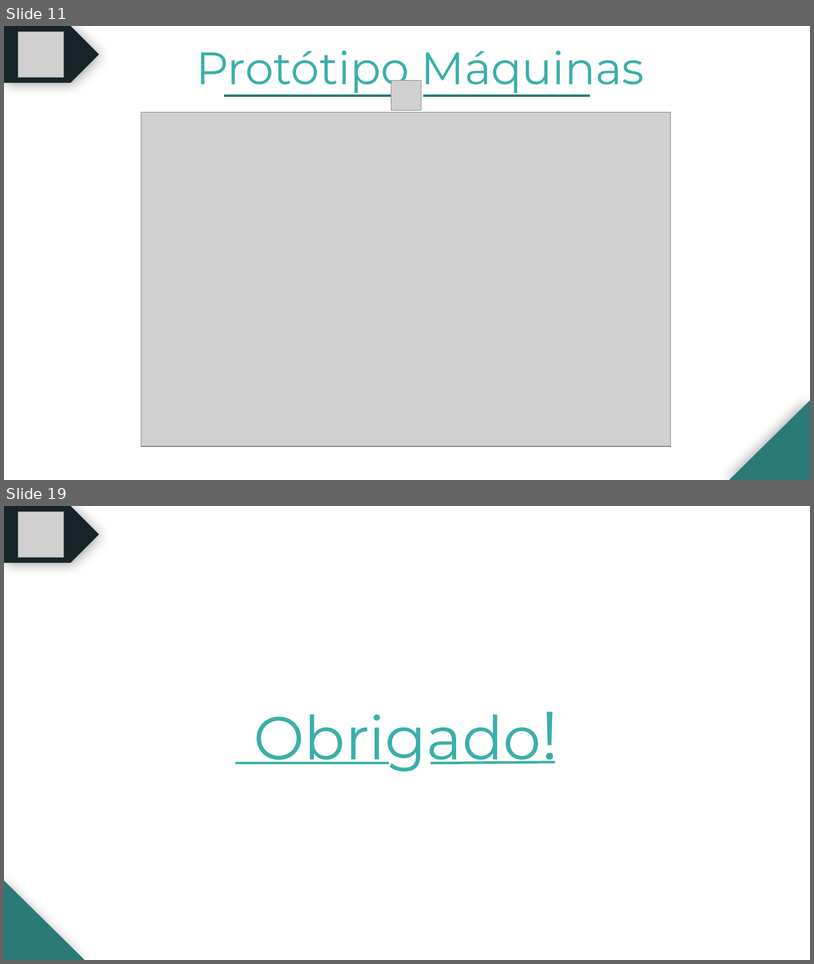
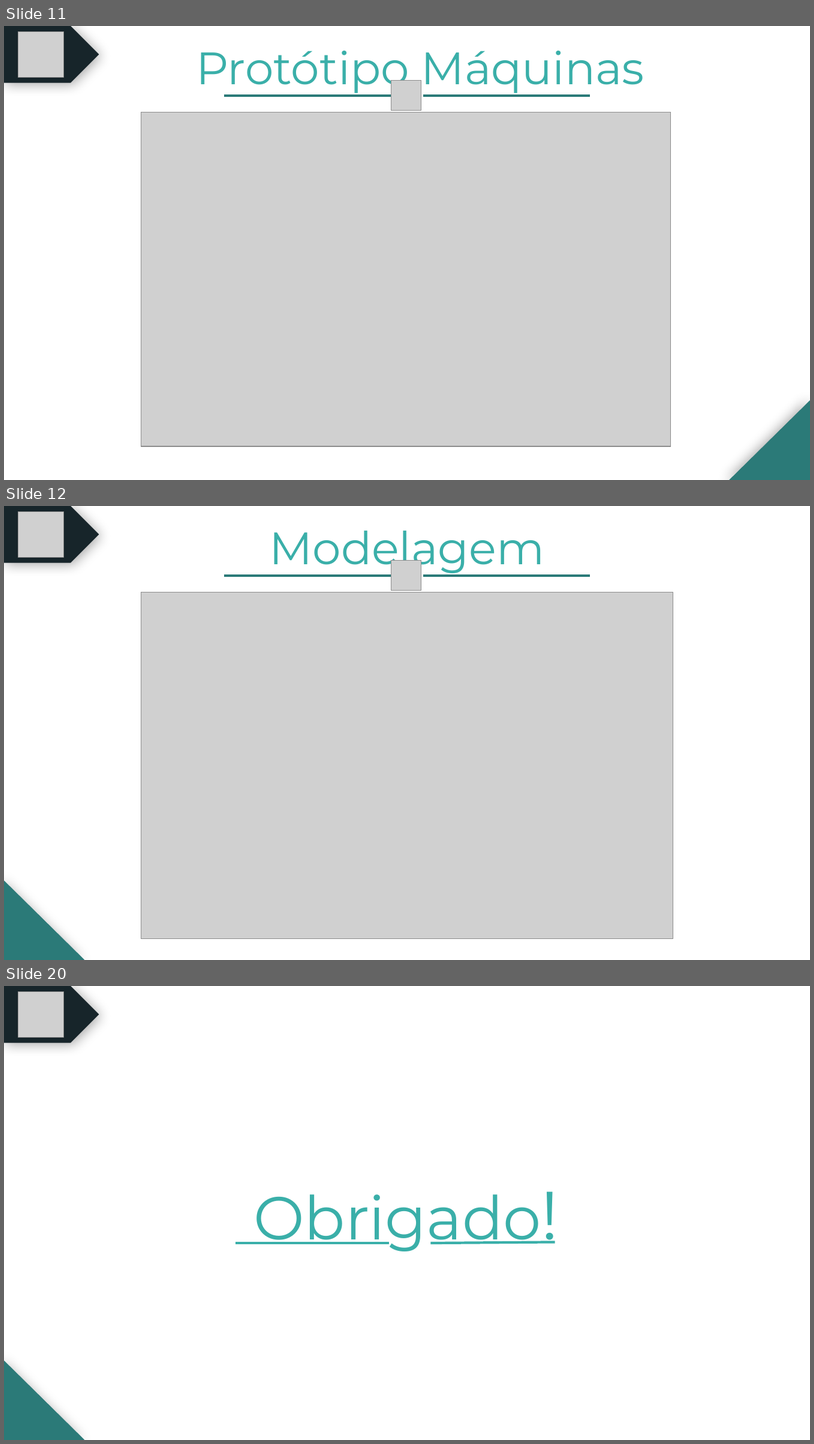
Before and after one commit to BandTec/grupo-10-ccoa-20201, a slide deck: MONITORAMENTO/Documentação/PPTs/Cold Stock Apresentação - Sprint 2.pptx. Shown one above the other, each under a label of ours: slides 11 and 19 before the commit, slides 11, 12 and 20 after it; the slides between them are not shown. The pictures are 814x964 and 814x1444 pixels, drawn with LibreOffice and Linux fonts; fonts in the diff are those of the drawing; grey boxes stand for pictures. Boxes give left, top, right and bottom in pixels: in the first picture for what was removed or moved away, otherwise in the second. Text is boxed around its words. In the diff, an @@ line names an element or a change of style, - is before the commit and + after.

```diff
--- a/MONITORAMENTO/Documentação/PPTs/Cold Stock Apresentação - Sprint 2.pptx
+++ b/MONITORAMENTO/Documentação/PPTs/Cold Stock Apresentação - Sprint 2.pptx
@@ slide 12 added at [4, 506, 810, 960], background #FFFFFF @@
@@ pentagon arrow added at [4, 506, 99, 563], fill #17252A @@
@@ picture added at [18, 511, 64, 557] @@
@@ group added at [224, 531, 590, 591]: 2 lines, 1 text, 1 picture @@
+Modelagem
@@ picture added at [141, 592, 673, 939] @@
@@ right triangle added at [4, 880, 85, 960], fill #2B7A78 @@
@@ what was slide 19 is now slide 20 @@
```
Also in this commit, not shown: 7 slides changed, 18 other files.
